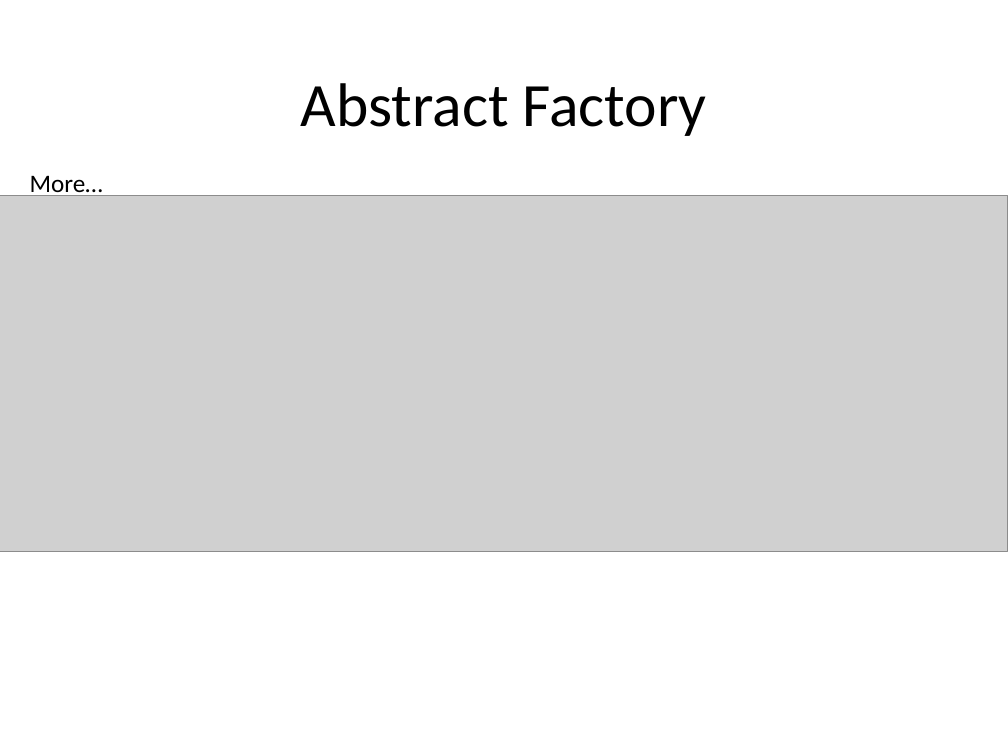
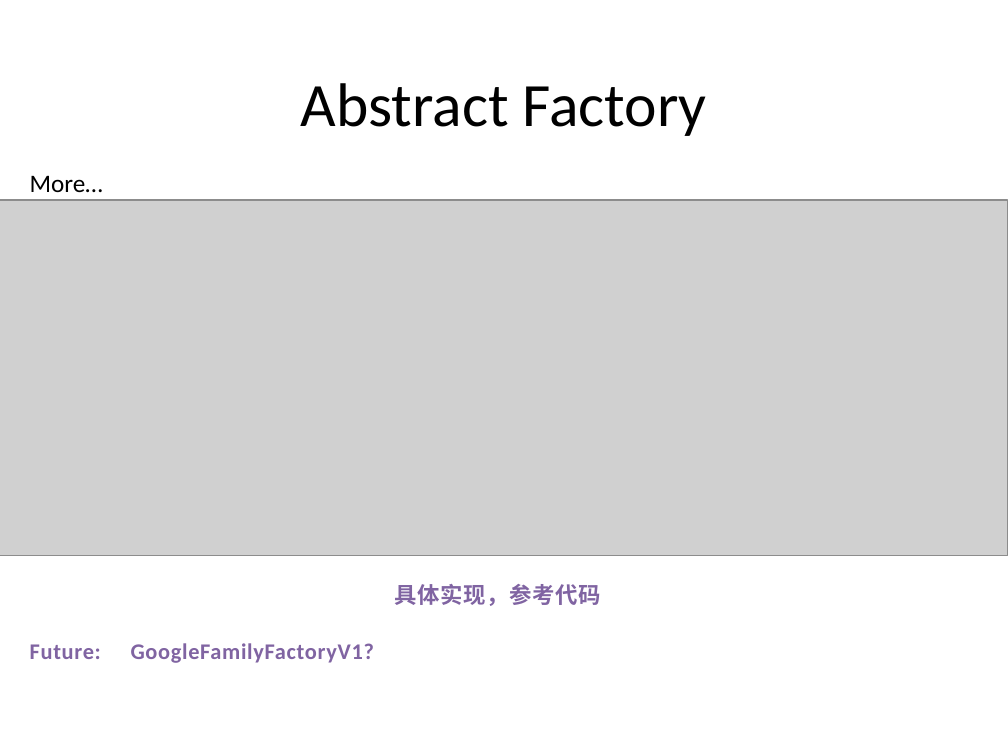
Before and after one commit to PlumpMath/DesignPattern-956, a slide deck: slide 28 of _Doc/Design Pattern (C#) - Part 1.pptx (slide 27 before the commit). Drawn at 1008x756 pixels with LibreOffice and Linux fonts; fonts in the diff are those of the drawing; grey boxes stand for pictures. Boxes give left, top, right and bottom in pixels: in the first picture for what was removed or moved away, otherwise in the second. Text is boxed around its words. In the diff, an @@ line names an element or a change of style, - is before the commit and + after.

Commit message:
Updated PPT & AbstractFactory.

```diff
--- a/_Doc/Design Pattern (C#) - Part 1.pptx
+++ b/_Doc/Design Pattern (C#) - Part 1.pptx
@@ picture: place and size @@
-picture at <box>0,196,1008,551</box>
+picture at <box>0,200,1008,555</box>
@@ text added at <box>395,584,601,606</box>, 16 pt, text #8064A2, bold @@
+具体实现，参考代码
@@ text added at <box>30,643,374,663</box>, 16 pt, text #8064A2, bold @@
+Future: GoogleFamilyFactoryV1?
```
Also in this commit, not shown: 5 other slides changed, 1 slide added, 2 other files.
